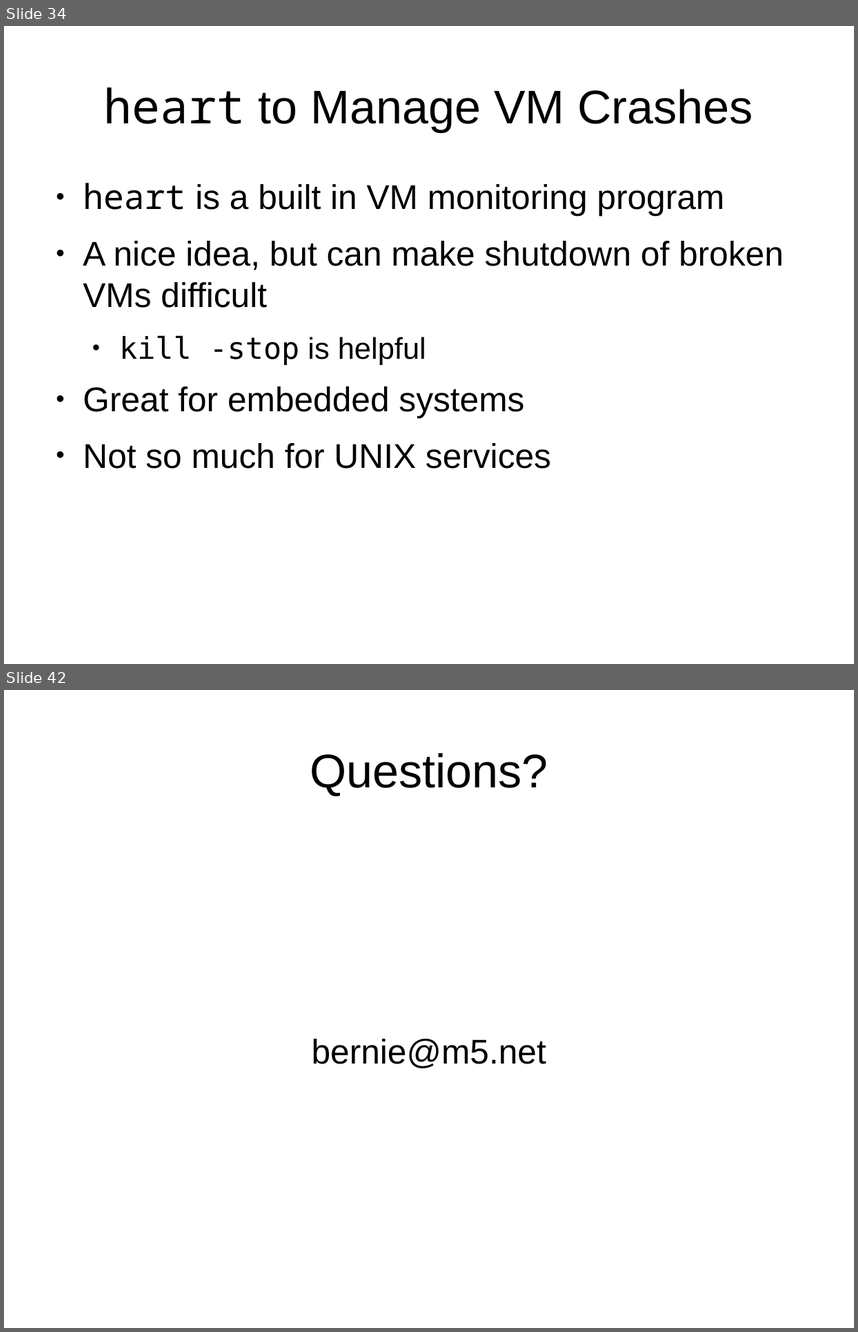
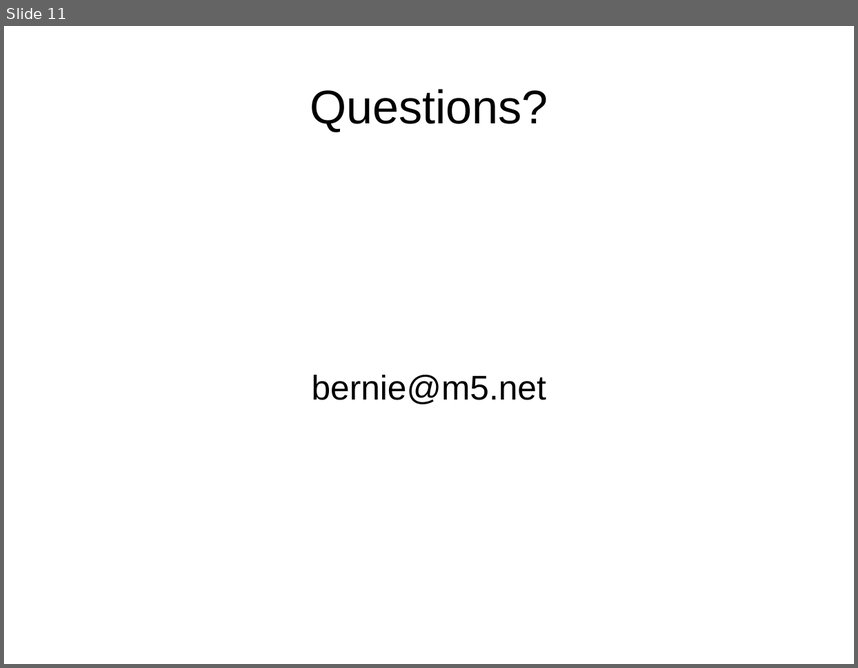
Before and after one commit to bernardd/OTPworkshop, a slide deck: Slides.odp. Shown one above the other, each under a label of ours: slides 34 and 42 before the commit, slide 11 after it; the slides between them are not shown. The pictures are 858x1332 and 858x668 pixels, drawn with LibreOffice and Linux fonts; fonts in the diff are those of the drawing. Boxes give left, top, right and bottom in pixels: in the first picture for what was removed or moved away, otherwise in the second. Text is boxed around its words. In the diff, an @@ line names an element or a change of style, - is before the commit and + after.

```diff
--- a/Slides.odp
+++ b/Slides.odp
@@ slide 34 removed at bbox=[4, 26, 854, 664], background #FFFFFF @@
@@ title removed at bbox=[104, 87, 753, 132] @@
-heart to Manage VM Crashes
@@ text removed at bbox=[83, 183, 784, 468] @@
-● heart is a built in VM monitoring program
-● A nice idea, but can make shutdown of broken VMs difficult
-  ● kill -stop is helpful
-● Great for embedded systems
-● Not so much for UNIX services
@@ what was slide 42 is now slide 11 @@
```
Also in this commit, not shown: 1 slide changed, 9 slides added, 39 other slides removed.
